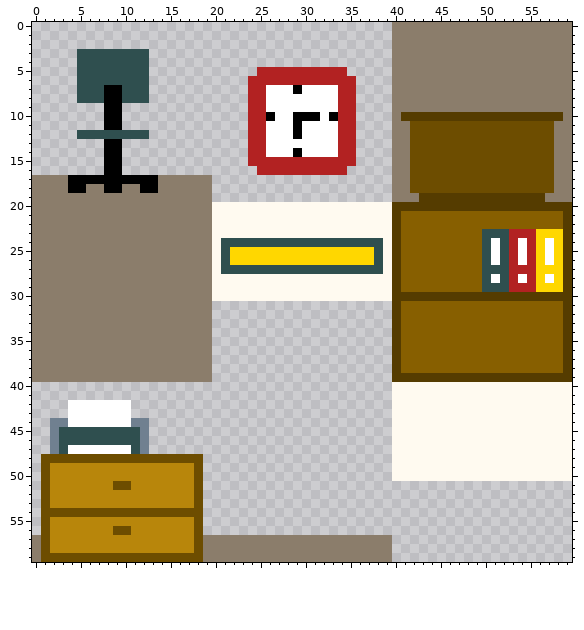
A pixel-art sprite gets an edit: img/map.png. Above: the version before the commit.
The file is 60x60 pixels.
New version:
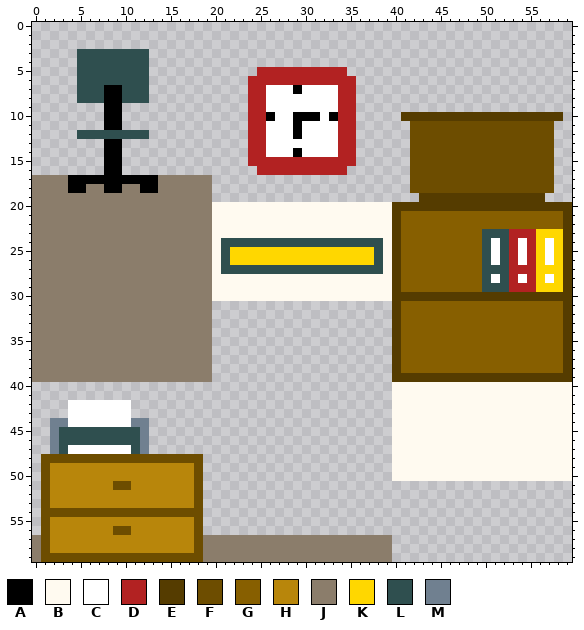
Palette (. is transparent): A #000000  B #fffaf0  C #ffffff  D #b22222  E #553c00  F #6d4d00  G #875f00  H #b8860b  J #8b7d6b  K #ffd700  L #2f4f4f  M #708090
From old to new:
y 0..9: x 40..59 JJJJJJJJJJJJJJJJJJJJ -> ....................
y 10: x 40 J -> .; x 59 J -> .
y 11..18: x 40..41 JJ -> ..; x 58..59 JJ -> ..
y 19: x 40..42 JJJ -> ...; x 57..59 JJJ -> ...
Changed places in both pictures, as pixel boxes (x1, y1, x2, y2):
erased: (392, 22, 572, 202)
